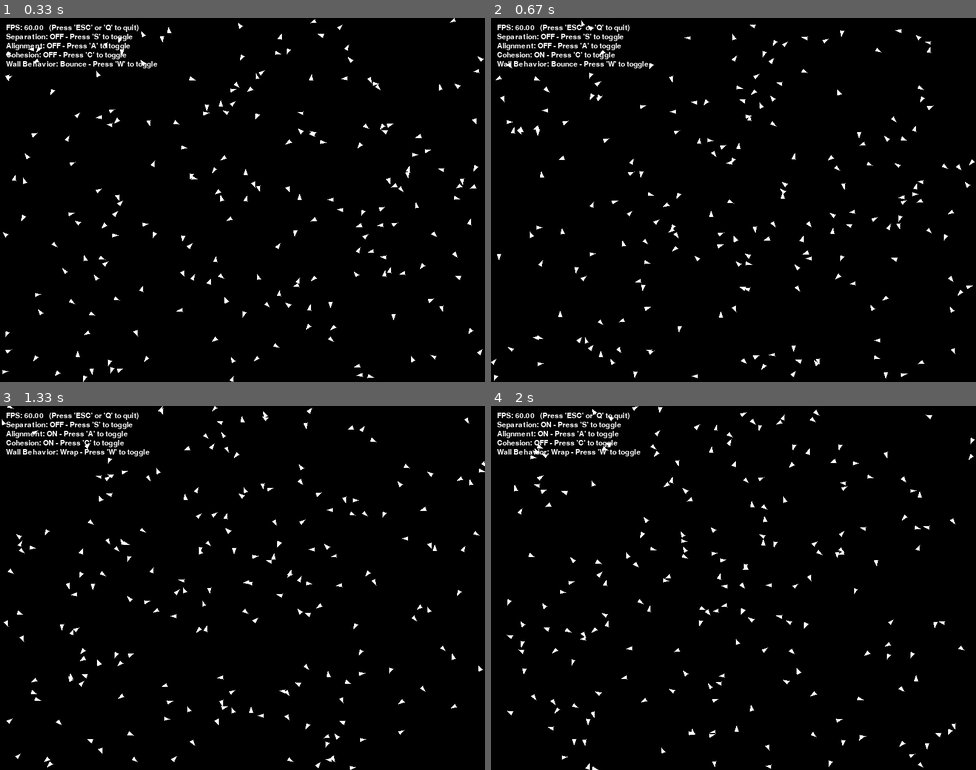
Above: before the commit, frames 1-4 (two rows, left to right).
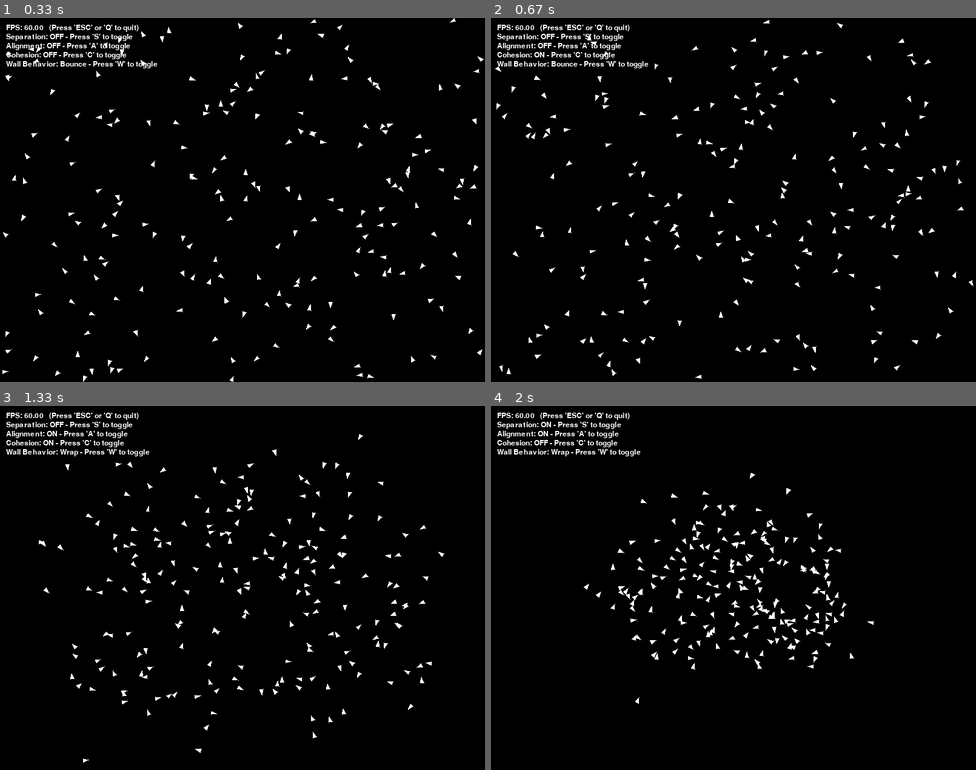
Above: after the commit, the same moments.

Repository: AbdullahSalman1/lab8-pygame
Game: pygame game, started from boids_exam.py
Same seed, same stepped clock (60 frames per second), same inputs: the game is played once before the commit and once after it.
Inputs:
- Up to frame 1 (0.33 s): no input
- Up to frame 2 (0.67 s): tap C at 0.33 s
- Up to frame 3 (1.33 s): hold W 0.67-1.13 s; hold A from 1.17 s (still down)
- Up to frame 4 (2 s): release A at 1.7 s; hold S from 1.73 s (still down); tap C at 1.88 s

Frame 1 is identical in both runs. In frame 2, 2.6% of the frame differs, in the area x 0-100%, y 0-100%; in frame 3, 2.9%; in frame 4, 2.9%, in the area x 3-100%, y 0-100%.

Commit message:
implemented cohesion and update function

Diff:
--- a/boids_exam.py
+++ b/boids_exam.py
@@ -55,7 +55,11 @@
 
     # TODO: Implement speed clamping to ensure boids don't exceed max speed
     def _clampSpeed(self) -> None:
-        pass
+        speed = math.hypot(self.vx, self.vy)
+        if speed > self.speed:
+            scale = self.speed / speed
+            self.vx *= scale
+            self.vy *= scale
 
     # TODO: Implement Screen Wrapping
     # Screen wrapping: if a boid goes off one edge of the screen,
@@ -144,7 +148,7 @@
                 count += 1
         if count > 0:
             avg_velocity /= count
-
+            # Steering = desired - current velocity
             steer = avg_velocity - pygame.Vector2(self.vx, self.vy)
             return steer
         else:
@@ -156,8 +160,23 @@
     # Then divide by the number of nearby boids to get the average position,
     # and subtract the current boid's position to get the cohesion steering force.
     def _cohesion(self, boids: List['Boid']) -> pygame.Vector2:
-        steer : pygame.Vector2 = pygame.Vector2(0, 0)
-        return steer
+        # Cohesion: steer toward the average position of nearby boids
+        avg_position = pygame.Vector2(0, 0)
+        count = 0
+        for other in boids:
+            if other is self:
+                continue
+            dist = math.hypot(self.x - other.x, self.y - other.y)
+            if dist < config.COHESION_DISTANCE:
+                avg_position += pygame.Vector2(other.x, other.y)
+                count += 1
+        if count > 0:
+            avg_position /= count
+            # Steering = desired position - current position
+            steer = avg_position - pygame.Vector2(self.x, self.y)
+            return steer
+        else:
+            return pygame.Vector2(0, 0)
 
 
     # TODO: Use _random_steer, _separation, _alignment and _cohesion in update()
@@ -176,6 +195,7 @@
 
         self._random_steer()
 
+
         # Apply separation if enabled
         if config.SEPARATION_ON:
             separation_force = self._separation(boids)
@@ -187,6 +207,16 @@
             alignment_force = self._alignment(boids)
             self.vx += alignment_force.x * getattr(config, 'ALIGNEMENT_STEER_STRENGTH', 0.8) * dt_seconds
             self.vy += alignment_force.y * getattr(config, 'ALIGNEMENT_STEER_STRENGTH', 0.8) * dt_seconds
+
+        # Apply cohesion if enabled
+        if getattr(config, 'COHESION_ON', False):
+            cohesion_force = self._cohesion(boids)
+            self.vx += cohesion_force.x * getattr(config, 'COHESION_STEER_STRENGTH', 5) * dt_seconds
+            self.vy += cohesion_force.y * getattr(config, 'COHESION_STEER_STRENGTH', 5) * dt_seconds
+
+
+        # Clamp speed to max for this boid
+        self._clampSpeed()
 
         # Update the boid's position based on its velocity.
         self.x += self.vx * dt_seconds
--- a/main_dict.py
+++ b/main_dict.py
@@ -31,17 +31,17 @@
     # returns true in case of collision
 
     return dist < (bigger["size"] + smaller["size"]) / 2
-# eaten_list = []
-# def helper_collision_function(a,b):
-#     if a["size"] < b["size"]:
-#         return False
-
-#     Hx = a["x"] + a["size"] / 2
-#     Hy = a["y"] + a["size"] / 2
-#     Vx = b["x"] + b["size"] / 2
-#     Vy = b["y"] +  b["size"] / 2
-#     dist = ((Hx - Vx)**2 + (Hy-Vy)**2)**0.5
-#     eaten_list =
+eaten_list = []
+def helper_collision_function(a,b):
+    if a["size"] < b["size"]:
+        return False
+
+    Hx = a["x"] + a["size"] / 2
+    Hy = a["y"] + a["size"] / 2
+    Vx = b["x"] + b["size"] / 2
+    Vy = b["y"] +  b["size"] / 2
+    dist = ((Hx - Vx)**2 + (Hy-Vy)**2)**0.5
+    eaten_list =
 
 
 
